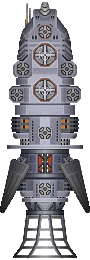
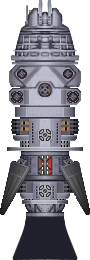
Layered file, before and after one edit (w=90, h=260). Changes by layer:
added layer "small mount" (1st of 4) above "small mount" over box(7, 32, 83, 160)
added layer "small mount" (2nd of 4) above "small mount" over box(7, 32, 49, 160)
added layer "small mount" (3rd of 4) above "small mount" over box(9, 9, 81, 137)
added layer "small mount" (4th of 4) above "Medium mount" over box(9, 9, 54, 137)
added layer "Medium mount" above "Paint Layer 1" over box(6, 0, 84, 183)
added layer "Paint Layer 1" above "Axiatype4_turret_barrel" over box(0, 0, 90, 260)
added layer "Axiatype4_turret_barrel" above "Background" over box(9, 0, 64, 116)
painted on "Background" over box(0, 0, 90, 260)
